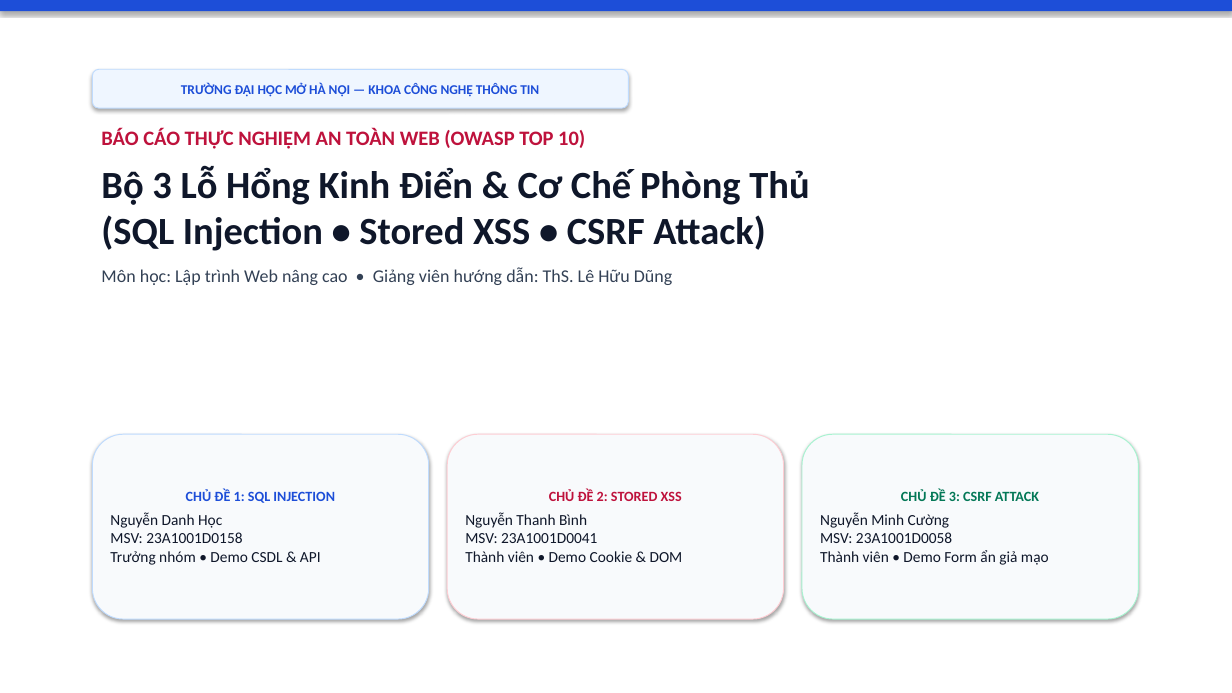
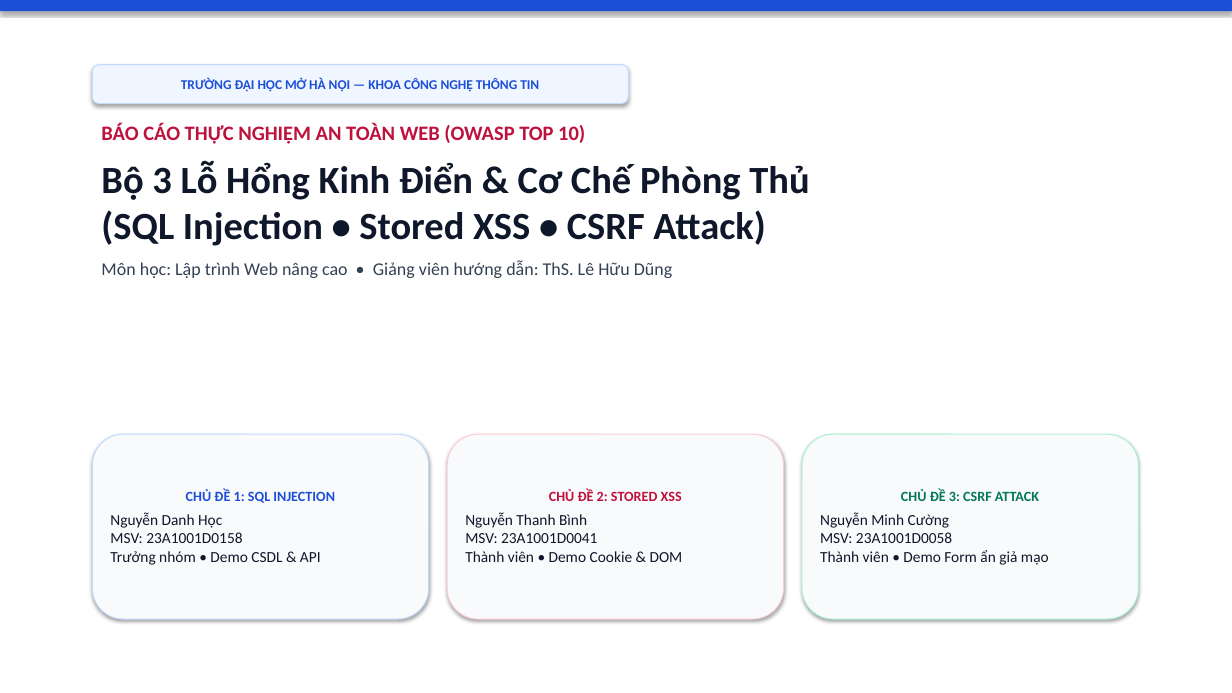
Before and after one commit to hocjsoo/OWASP_Demo, a slide deck: slide 1 of Slide_OWASP_Top3_Nhom_WNC_G01.pptx. Drawn at 1232x693 pixels with LibreOffice and Linux fonts; fonts in the diff are those of the drawing. Boxes give left, top, right and bottom in pixels: in the first picture for what was removed or moved away, otherwise in the second. Text is boxed around its words. In the diff, an @@ line names an element or a change of style, - is before the commit and + after.

```diff
--- a/Slide_OWASP_Top3_Nhom_WNC_G01.pptx
+++ b/Slide_OWASP_Top3_Nhom_WNC_G01.pptx
@@ rounded rectangle "TRƯỜNG ĐẠI HỌC MỞ HÀ ...": place and size @@
-rounded rectangle "TRƯỜNG ĐẠI HỌC MỞ HÀ ..." at bbox=[92, 69, 628, 108]
+rounded rectangle "TRƯỜNG ĐẠI HỌC MỞ HÀ ..." at bbox=[92, 65, 628, 104]
@@ text at bbox=[101, 260, 672, 278]: less space between paragraphs @@
```
Also in this commit, not shown: 3 other slides changed, 12 slides added, 1 slide removed, 3 other files.
